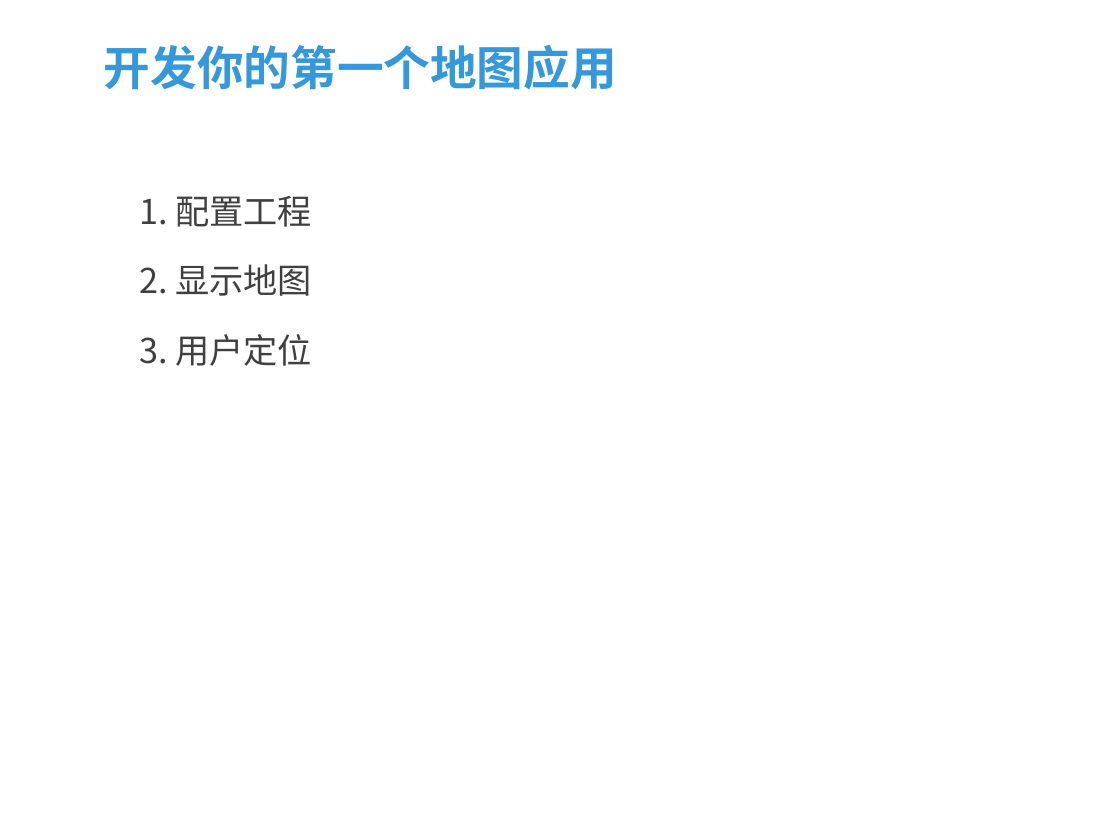
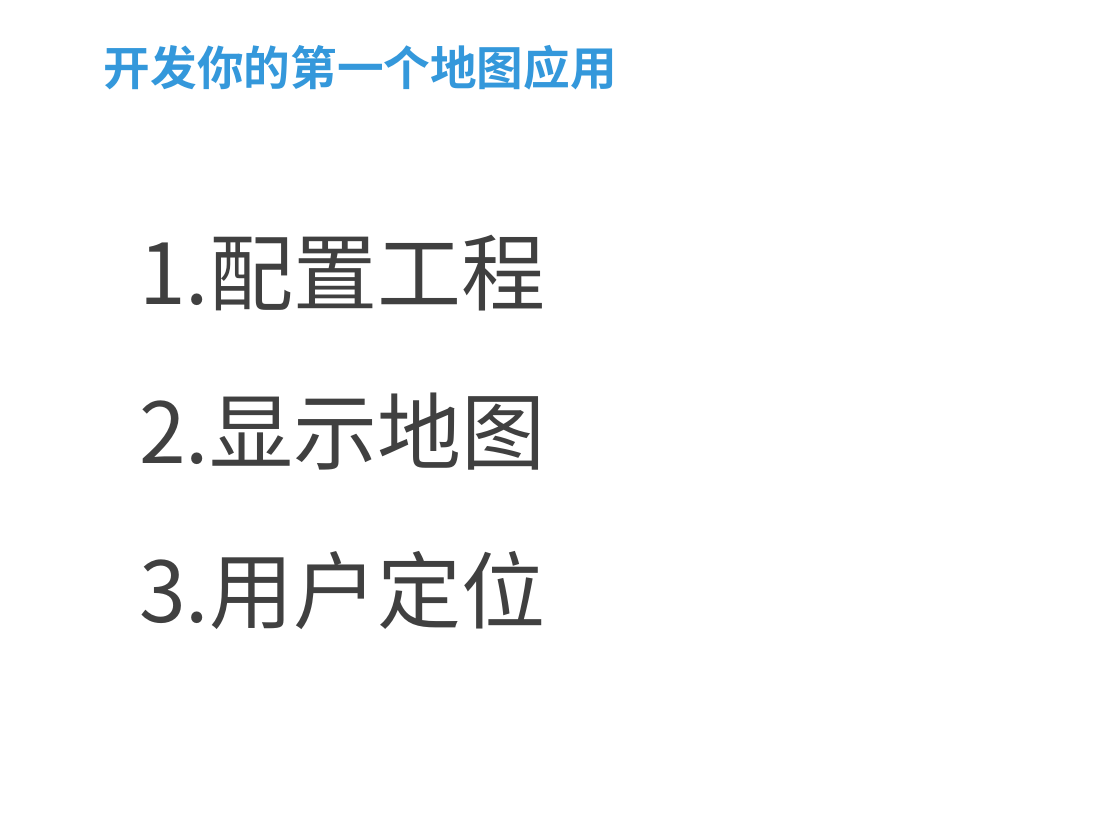
Before and after one commit to fifa0329/HelloAmap, a slide deck: slide 10 of 课程ppt/WP SDK开发指南1.pptx (slide 9 before the commit). Drawn at 1120x840 pixels with LibreOffice and Linux fonts; fonts in the diff are those of the drawing; background and template pictures are left out. Boxes give left, top, right and bottom in pixels: in the first picture for what was removed or moved away, otherwise in the second. Text is boxed around its words. In the diff, an @@ line names an element or a change of style, - is before the commit and + after.

```diff
--- a/课程ppt/WP SDK开发指南1.pptx
+++ b/课程ppt/WP SDK开发指南1.pptx
@@ text "配置工程" at (139, 235, 545, 629): size 22 to 54 pt @@
```
Also in this commit, not shown: 5 other slides changed, 5 slides added, 3 other files.
